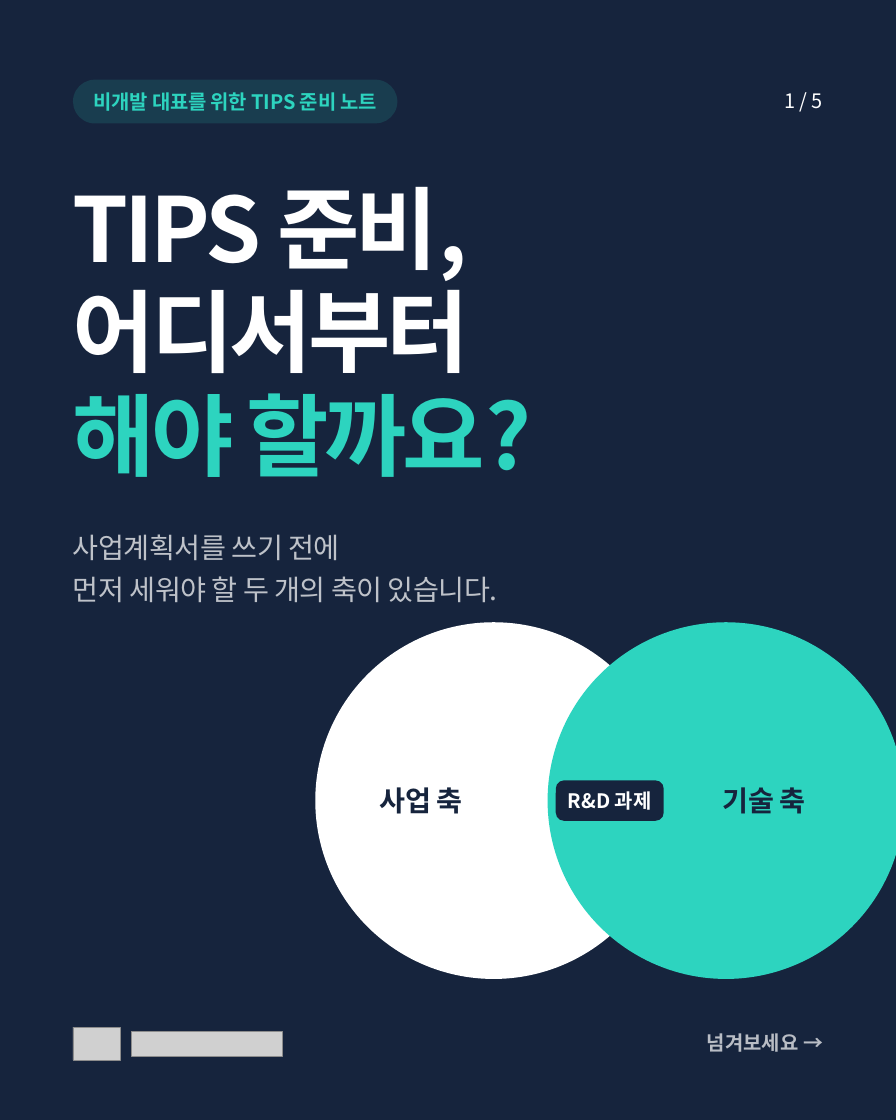
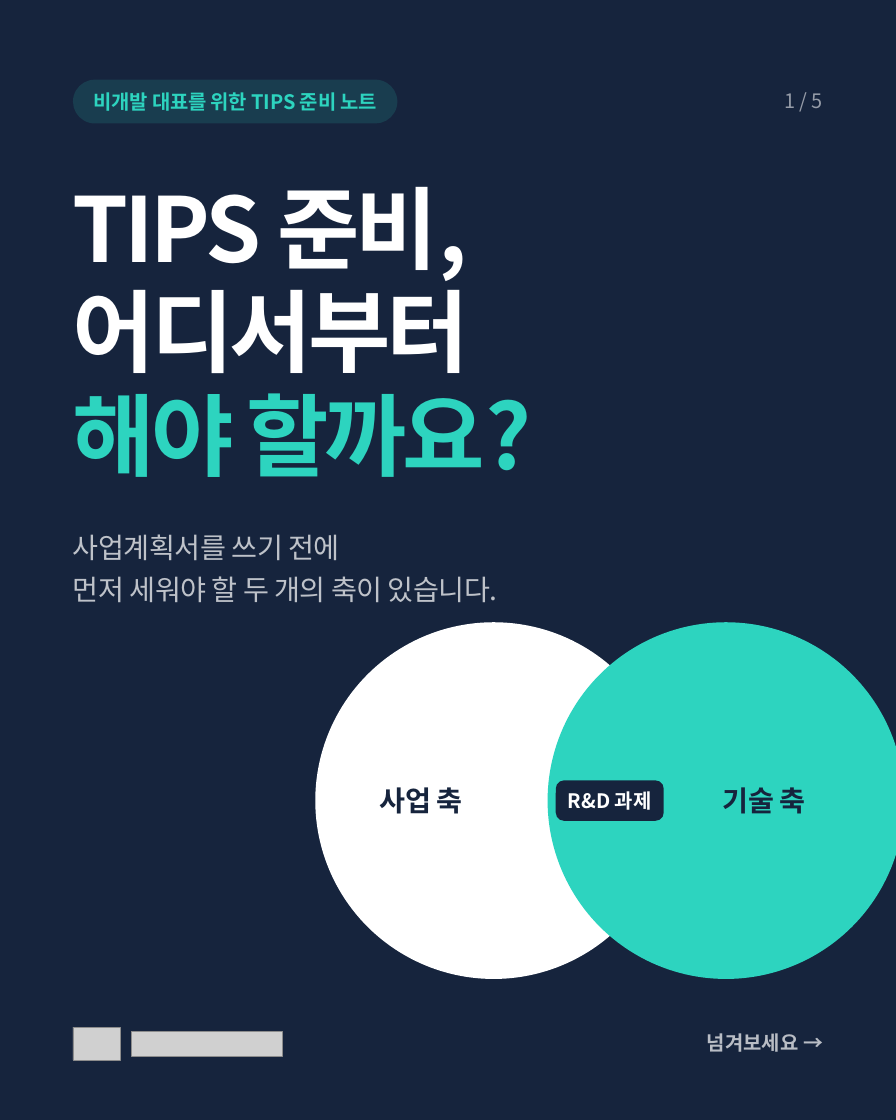
Before and after one commit to standardcho-debug/supernova, a slide deck: slide 1 of service/marketing-studio/samples/tips-v1/canva/TIPS_캐러셀_5p.pptx. Drawn at 896x1120 pixels with LibreOffice and Linux fonts; fonts in the diff are those of the drawing; grey boxes stand for pictures. Boxes give left, top, right and bottom in pixels: in the first picture for what was removed or moved away, otherwise in the second. Text is boxed around its words. In the diff, an @@ line names an element or a change of style, - is before the commit and + after.

```diff
--- a/service/marketing-studio/samples/tips-v1/canva/TIPS_캐러셀_5p.pptx
+++ b/service/marketing-studio/samples/tips-v1/canva/TIPS_캐러셀_5p.pptx
@@ text "1 / 5" at box(785, 93, 823, 108): text colour #FFFFFF to #969CA8 @@
```
Also in this commit, not shown: 4 other slides changed, 3 other files.
